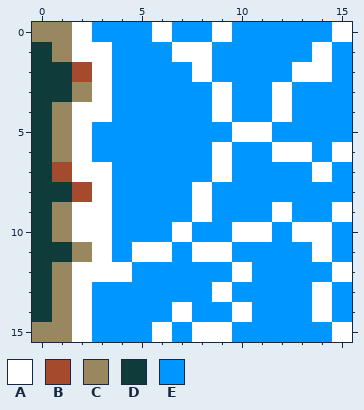
A pixel-art file gets an edit: ProjectMicro/Assets/Art/Tiles/Water_NES.aseprite. This is how it looked before the edit.
16x16 pixels, 1 frame.
Palette (. is transparent): A #ffffff  B #a64a2e  C #98875f  D #0f3b3a  E #0096ff
Pixels before, first column x 0:
 0 CCAEEEAEEAEEEEEA
 1 DCAAEEEAAEEEEEAE
 2 DDBAEEEEAEEEEAAE
 3 DDCAEEEEEAEEAEEE
 4 DCAAEEEEEAEEAEEE
 5 DCAEEEEEEEAAEEEE
 6 DCAEEEEEEAEEAAEA
 7 DBAAEEEEEAEEEEAE
 8 DDBAEEEEAEEEEEEE
 9 DCAAEEEEAEEEAEEA
10 DCAAEEEAEEAAEAAE
11 DDCAEAAEAAEEEEAE
12 DCAAAEEEEEAEEEEA
13 DCAEEEEEEAEEEEAE
14 DCAEEEEAEEAEEEAE
15 CCAEEEAEAAEEEEEA
The same view after the edit:
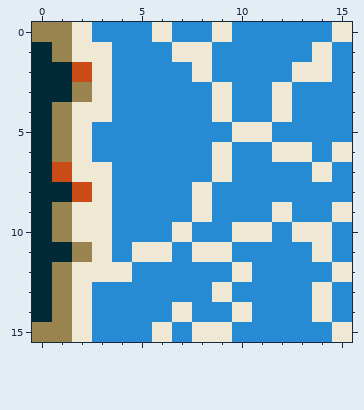
Edits made:
Colour A changes from #ffffff to #eee8d5.
Colour B changes from #a64a2e to #cb4b16.
Colour C changes from #98875f to #99834f.
Colour D changes from #0f3b3a to #002b36.
Colour E changes from #0096ff to #268bd2.
